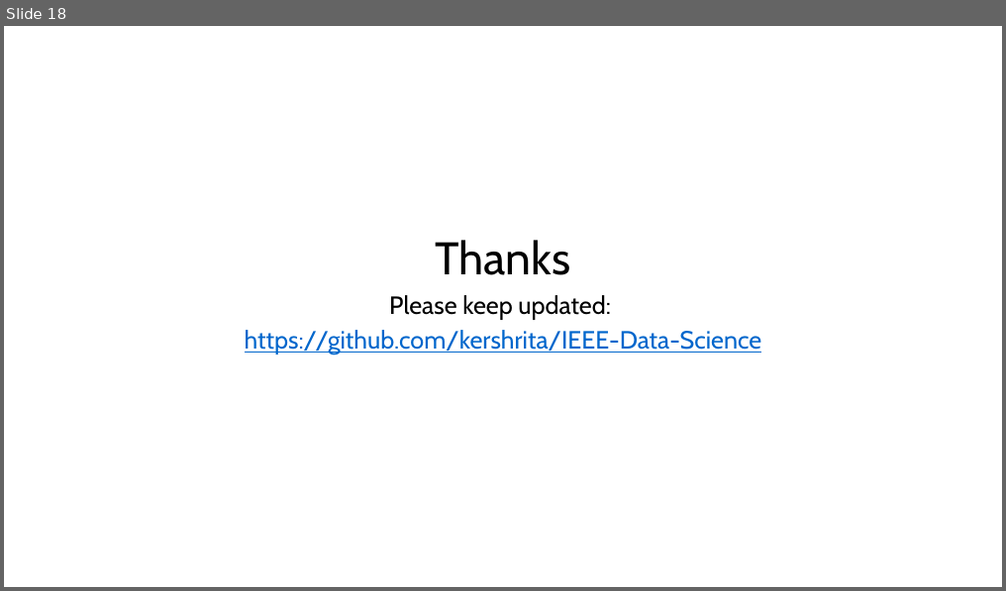
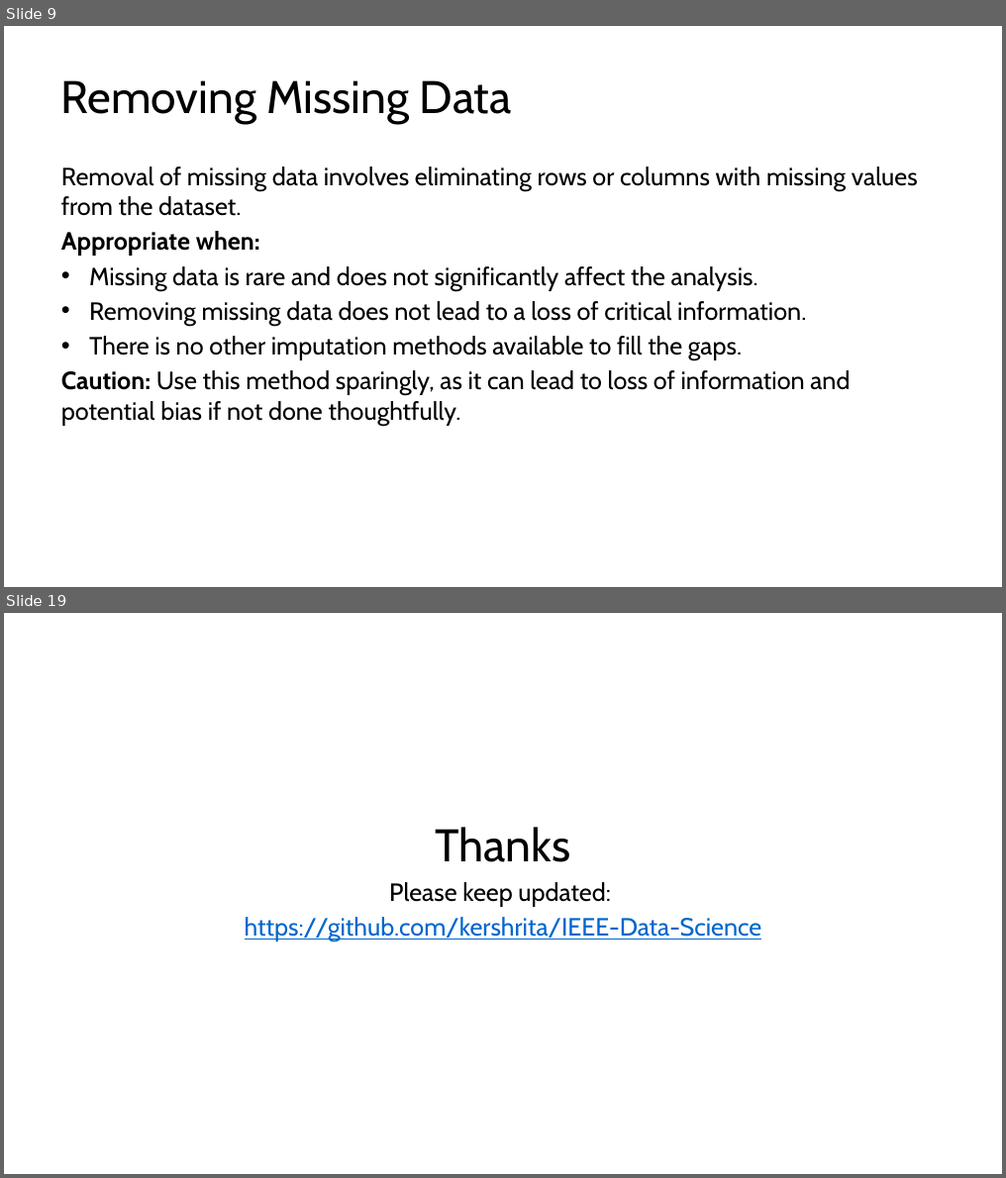
Before and after one commit to kershrita/Data-Science-Roadmap, a slide deck: slides/Session 04 - Planets with pandas & matplotlib.pptx. Shown one above the other, each under a label of ours: slide 18 before the commit, slides 9 and 19 after it; the slides between them are not shown. The pictures are 1006x591 and 1006x1178 pixels, drawn with LibreOffice and Linux fonts; fonts in the diff are those of the drawing. Boxes give left, top, right and bottom in pixels: in the first picture for what was removed or moved away, otherwise in the second. Text is boxed around its words. In the diff, an @@ line names an element or a change of style, - is before the commit and + after.

```diff
--- a/slides/Session 04 - Planets with pandas & matplotlib.pptx
+++ b/slides/Session 04 - Planets with pandas & matplotlib.pptx
@@ slide 9 added at box(4, 26, 1002, 587), background #FFFFFF @@
@@ title added at box(61, 80, 512, 124), 44 pt, text #000000 @@
+Removing Missing Data
@@ text added at box(61, 167, 918, 426), 24 pt, text #000000 @@
+Removal of missing data involves eliminating rows or columns with missing values from the dataset.
+Appropriate when:
+• Missing data is rare and does not significantly affect the analysis.
+• Removing missing data does not lead to a loss of critical information.
+• There is no other imputation methods available to fill the gaps.
+Caution: Use this method sparingly, as it can lead to loss of information and potential bias if not done thoughtfully.
@@ what was slide 18 is now slide 19 @@
```
Also in this commit, not shown: 4 slides changed, 13 other slides added, 13 slides removed.
